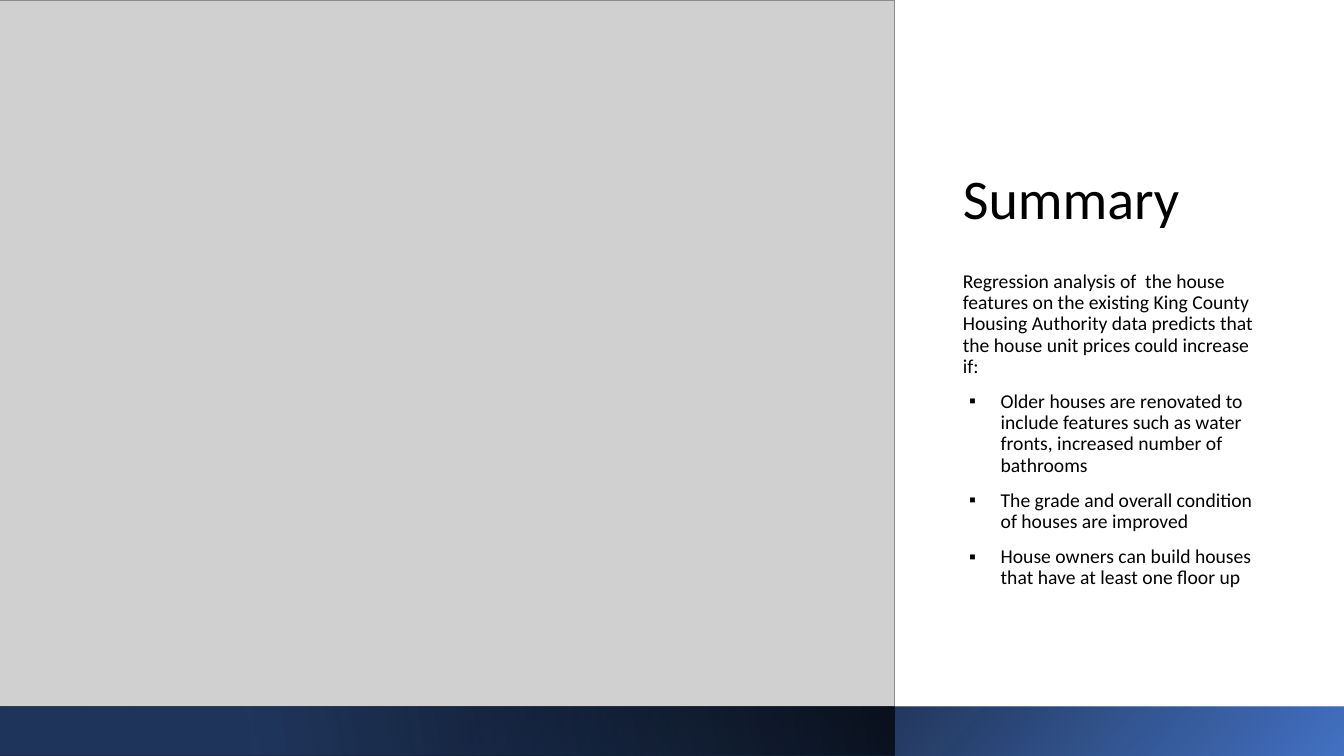
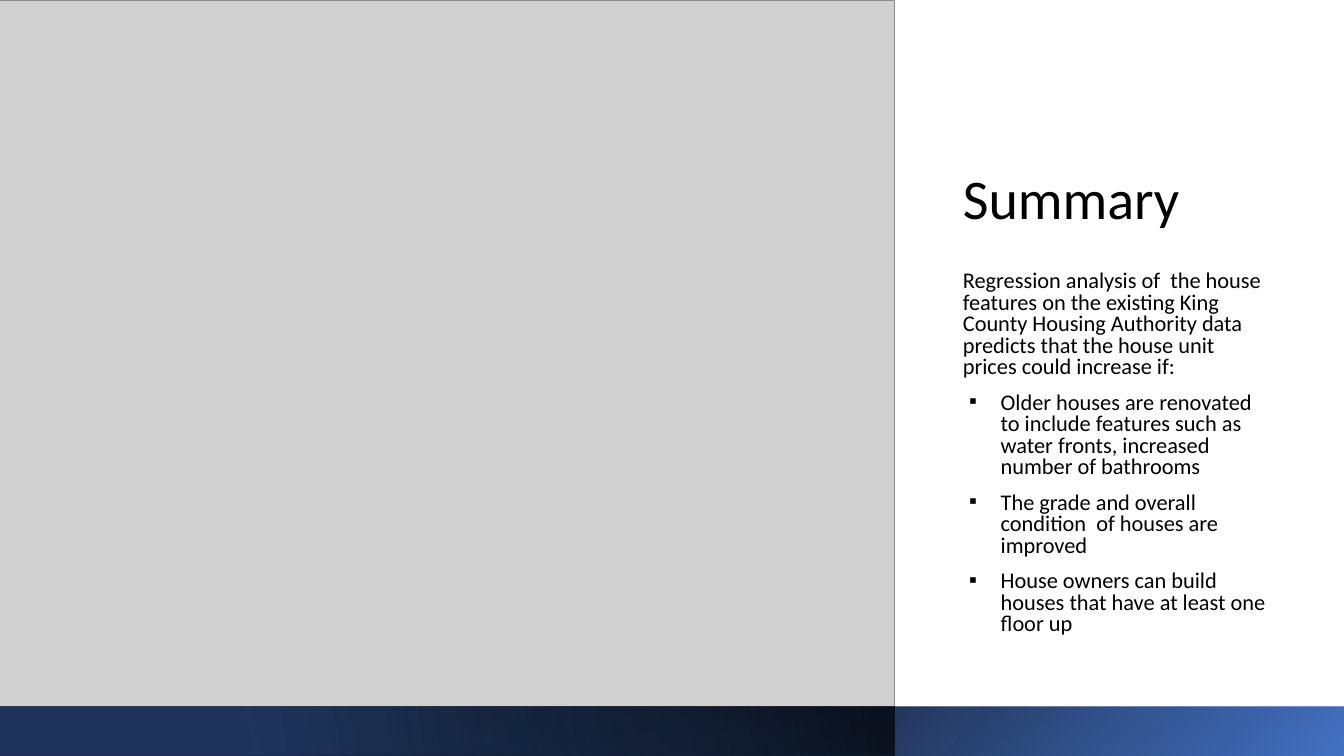
Before and after one commit to penina26/dsc-phase-2-project, a slide deck: slide 2 of Analysis of House Sales.pptx. Drawn at 1344x756 pixels with LibreOffice and Linux fonts; fonts in the diff are those of the drawing; grey boxes stand for pictures. Boxes give left, top, right and bottom in pixels: in the first picture for what was removed or moved away, otherwise in the second. Text is boxed around its words. In the diff, an @@ line names an element or a change of style, - is before the commit and + after.

Commit message:
presentation font change

```diff
--- a/Analysis of House Sales.pptx
+++ b/Analysis of House Sales.pptx
@@ subtitle "Regression analysis of the house ..." at (963, 272, 1266, 635): size 14 to 16 pt; line spacing 0.9 to 0.8 @@
```
Also in this commit, not shown: 7 other slides changed, 2 other files.
